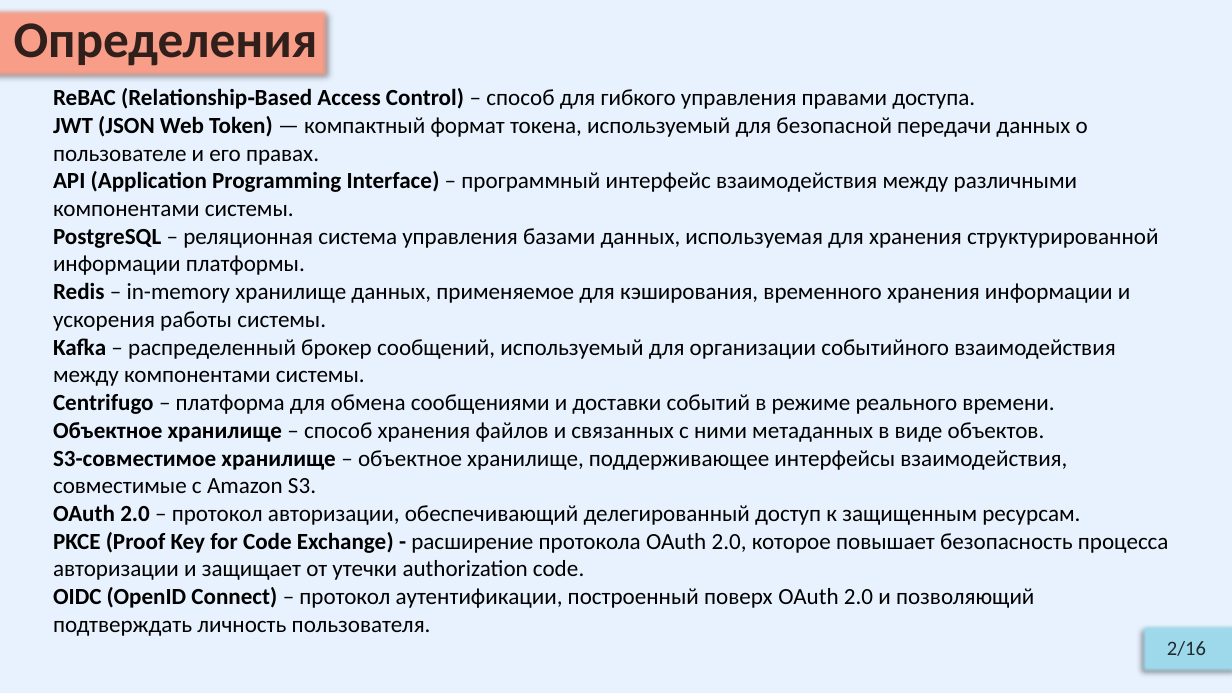
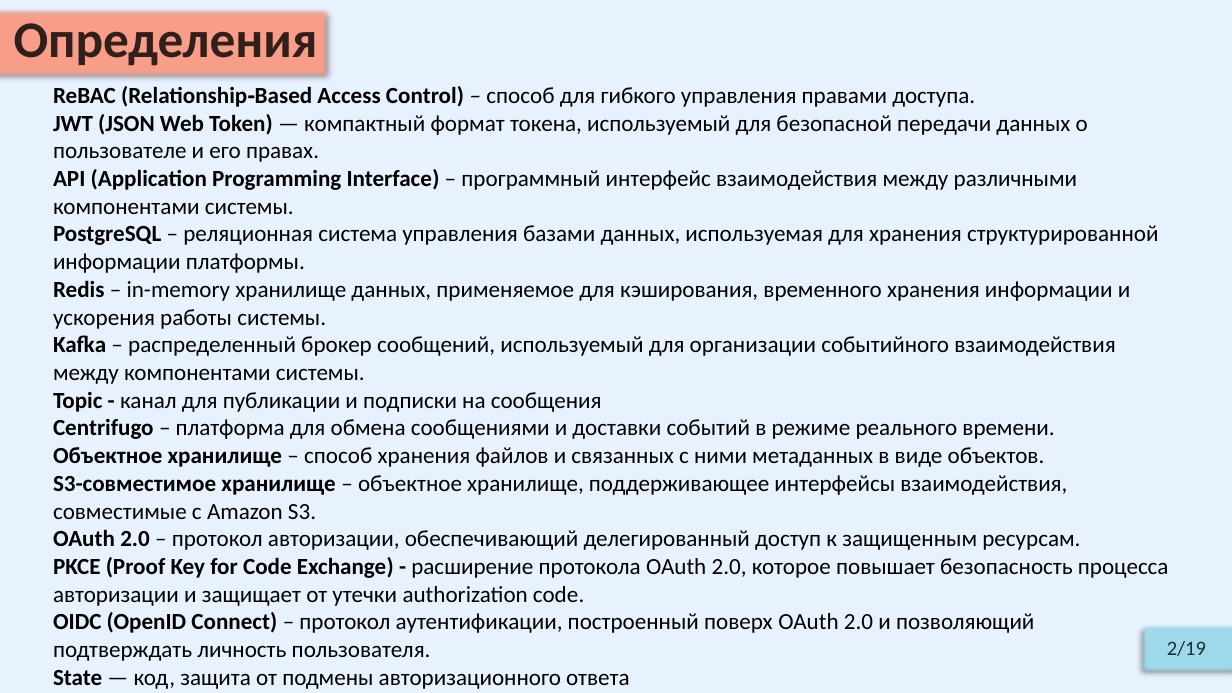
Before and after one commit to Relax-FM/Diploma, a slide deck: slide 2 of master/Diploma/presentation/OnyushevA_RK6-41M_v2.pptx. Drawn at 1232x693 pixels with LibreOffice and Linux fonts; fonts in the diff are those of the drawing. Boxes give left, top, right and bottom in pixels: in the first picture for what was removed or moved away, otherwise in the second. Text is boxed around its words. In the diff, an @@ line names an element or a change of style, - is before the commit and + after.

```diff
--- a/master/Diploma/presentation/OnyushevA_RK6-41M_v2.pptx
+++ b/master/Diploma/presentation/OnyushevA_RK6-41M_v2.pptx
@@ text at box(53, 392, 602, 412): paragraph added @@
+Topic - канал для публикации и подписки на сообщения
@@ text in rectangle at box(1167, 641, 1206, 656): text changed @@
-2/16
+2/19
@@ text at box(53, 670, 629, 689): paragraph added @@
+State — код, защита от подмены авторизационного ответа
```
Also in this commit, not shown: 13 other slides changed, 4 slides added, 1 slide removed, 2 other files.
